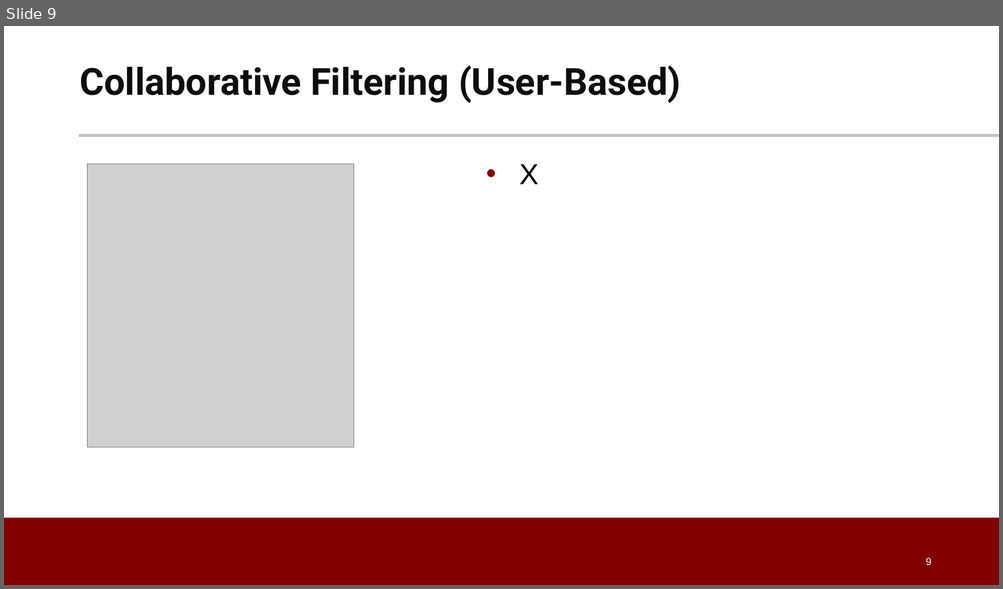
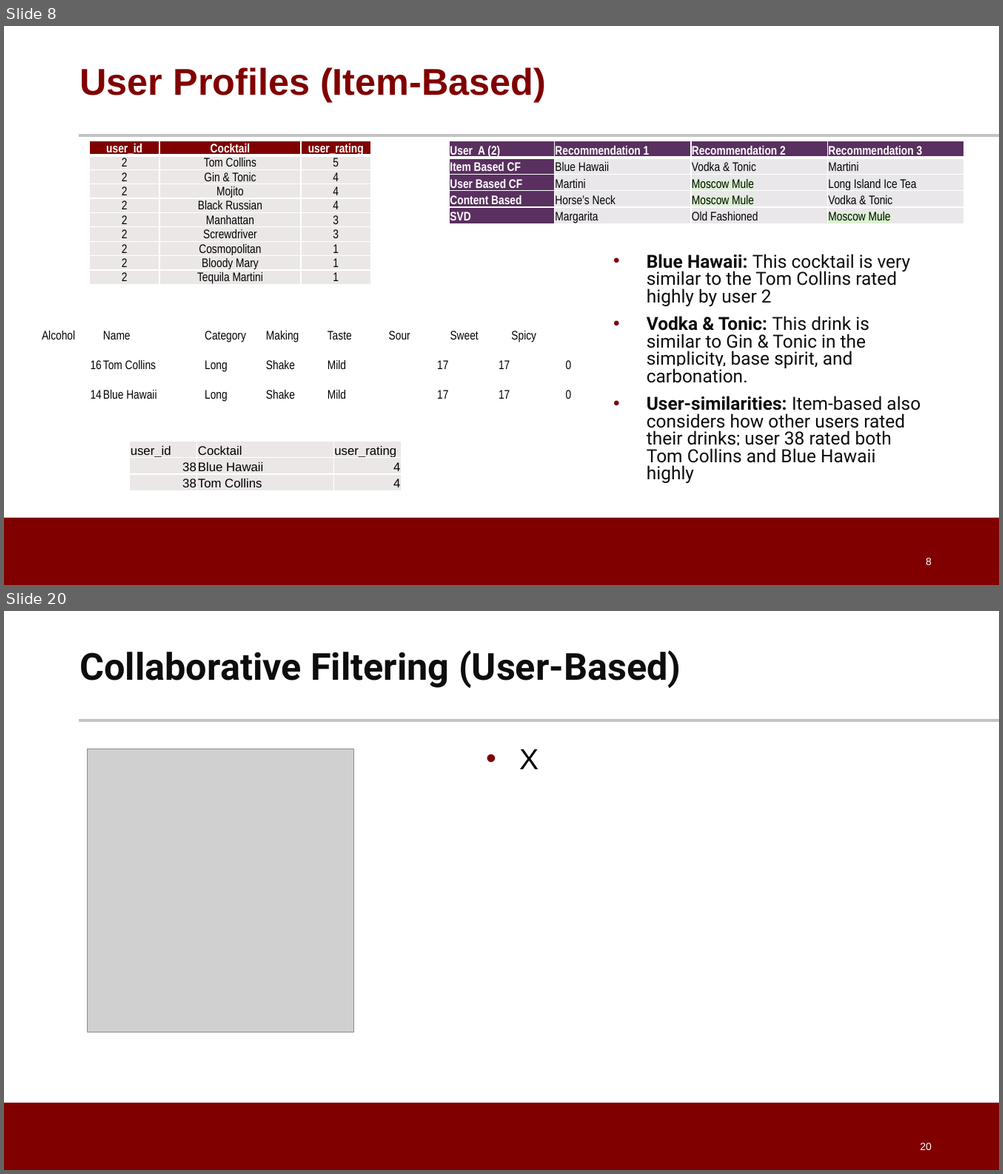
Before and after one commit to dpatel77/CocktailRecommenderSystem, a slide deck: Cocktail_Recommendation_System.pptx. Shown one above the other, each under a label of ours: slide 9 before the commit, slides 8 and 20 after it; the slides between them are not shown. The pictures are 1003x589 and 1003x1174 pixels, drawn with LibreOffice and Linux fonts; fonts in the diff are those of the drawing; grey boxes stand for pictures; background and template pictures are left out. Boxes give left, top, right and bottom in pixels: in the first picture for what was removed or moved away, otherwise in the second. Text is boxed around its words. In the diff, an @@ line names an element or a change of style, - is before the commit and + after.

```diff
--- a/Cocktail_Recommendation_System.pptx
+++ b/Cocktail_Recommendation_System.pptx
@@ slide 8 added at (x1=4, y1=26, x2=999, y2=585), background #FFFFFF; not listed: 2 template elements that a slide beside it also shows @@
@@ title added at (x1=79, y1=67, x2=546, y2=102), 36 pt, text #800000, bold @@
+User Profiles (Item-Based)
@@ table added at (x1=90, y1=141, x2=372, y2=298), 10 rows, 3 columns @@
+user_id | Cocktail | user_rating
+2 | Tom Collins | 5
+2 | Gin & Tonic | 4
+2 | Mojito | 4
+2 | Black Russian | 4
+2 | Manhattan | 3
+2 | Screwdriver | 3
+2 | Cosmopolitan | 1
+2 | Bloody Mary | 1
+2 | Tequila Martini | 1
@@ table added at (x1=449, y1=141, x2=965, y2=227), 5 rows, 4 columns @@
+User A (2) | Recommendation 1 | Recommendation 2 | Recommendation 3
+Item Based CF | Blue Hawaii | Vodka & Tonic | Martini
+User Based CF | Martini | Moscow Mule | Long Island Ice Tea
+Content Based | Horse’s Neck | Moscow Mule | Vodka & Tonic
+SVD | Margarita | Old Fashioned | Moscow Mule
@@ text added at (x1=646, y1=254, x2=920, y2=484), 17.5 pt, text #0D0D0D @@
+• Blue Hawaii: This cocktail is very similar to the Tom Collins rated highly by user 2
+• Vodka & Tonic: This drink is similar to Gin & Tonic in the simplicity, base spirit, and carbonation.
+• User-similarities: Item-based also considers how other users rated their drinks; user 38 rated both Tom Collins and Blue Hawaii highly
@@ table added at (x1=41, y1=313, x2=571, y2=405), 3 rows, 8 columns @@
+Alcohol | Name | Category | Making | Taste | Sour | Sweet | Spicy
+16 | Tom Collins | Long | Shake | Mild | 17 | 17 | 0
+14 | Blue Hawaii | Long | Shake | Mild | 17 | 17 | 0
@@ table added at (x1=129, y1=442, x2=400, y2=491), 3 rows, 3 columns @@
+user_id | Cocktail | user_rating
+38 | Blue Hawaii | 4
+38 | Tom Collins | 4
@@ page number added at (x1=925, y1=558, x2=931, y2=565), 10 pt, text #FFFFFF @@
+8
@@ what was slide 9 is now slide 20 @@
@@ page number at (x1=919, y1=1143, x2=931, y2=1150): text changed @@
-9
+20
```
Also in this commit, not shown: 7 slides changed, 11 other slides added, 1 slide removed.
